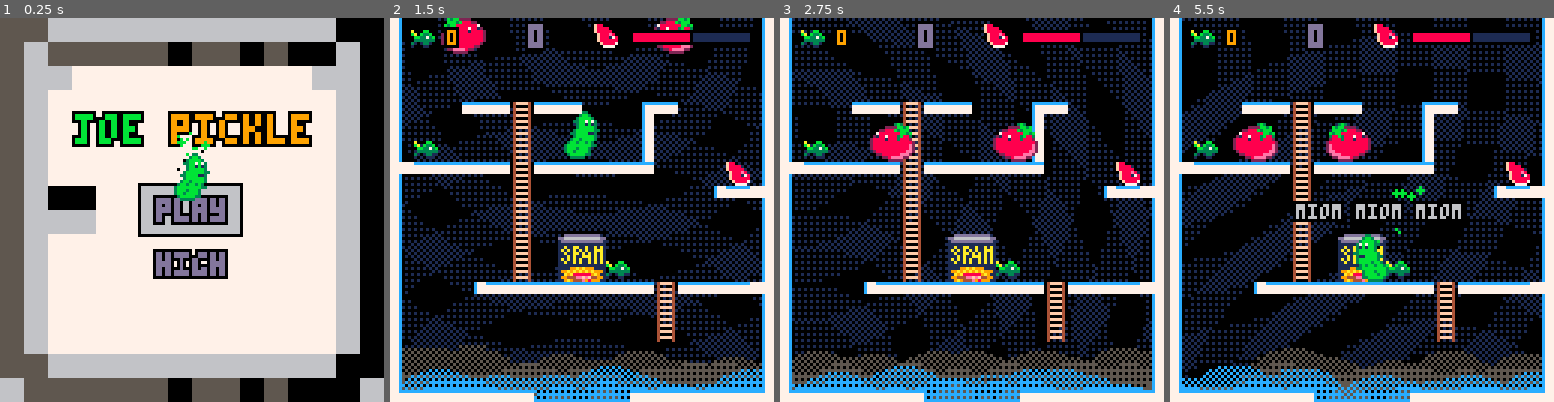
Above: before the commit, frames 1-4 (left to right).
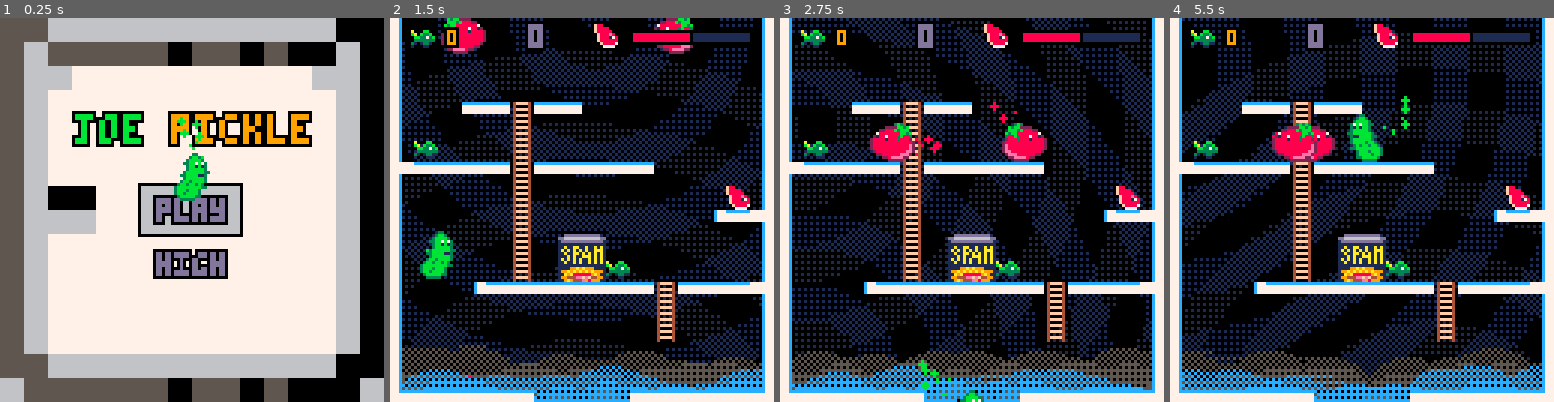
Above: after the commit, the same moments.

Repository: Niarkou/Open-jam-2018
Game: PICO-8 cartridge Openjam2018.p8
The game is run twice, just before and just after one commit, with the same random seed, the same clock (stepped at 60 frames per second) and the same inputs.
Inputs:
- Up to frame 1 (0.25 s): no input
- Up to frame 2 (1.5 s): tap X (X key) at 0.33, 1.07 s; tap O (Z key) at 0.7 s
- Up to frame 3 (2.75 s): hold Right 1.6-2.1 s; tap O (Z key) at 1.7, 2.1, 2.5 s; tap X (X key) at 1.85 s; hold Up 2.15-2.42 s; hold Right from 2.47 s (still down)
- Up to frame 4 (5.5 s): tap O (Z key) every 0.4 s from 2.9 to 5.3 s; tap X (X key) at 2.97, 4.08, 5.2 s; release Right at 3.03 s; hold Left 3.08-3.58 s; hold Down 3.63-3.97 s; hold Right 4.02-4.68 s; hold Up 4.73-5.03 s; hold Left from 5.08 s (still down)

The runs differ from the first frame. In frame 1, 0.3% of the frame differs, in the area x 46-55%, y 25-40%; in frame 2, 3.4%; in frame 3, 2.9%; in frame 4, 10%, in the area x 3-98%, y 20-100%.

Commit message:
Tomatoes have trails.

Diff:
--- a/Openjam2018.p8
+++ b/Openjam2018.p8
@@ -23,7 +23,7 @@
     background = 0
     smoke = {}
     add_smoke(150)
-    player = new_player(64, 40)
+    player = new_player(16, 80)
     tomatoes = {
         new_tomato(24, 150),
         new_tomato(96, 150),
@@ -48,18 +48,20 @@
 end
 
 function new_player(x, y)
-    local p = new_entity(x, y)
-    p.spd = 1.0
-    p.spr = 18
-    return p
+    local e = new_entity(x, y)
+    e.spd = 1.0
+    e.spr = 18
+    e.pcolors = { 3, 11 }
+    return e
 end
 
 function new_tomato(x, y)
-    local t = new_entity(x, y)
-    t.spd = 0.75
-    t.spr = 30
-    t.plan = { time = 0 }
-    return t
+    local e = new_entity(x, y)
+    e.spd = 0.75
+    e.spr = 30
+    e.pcolors = { 2, 8 }
+    e.plan = { time = 0 }
+    return e
 end
 
 function add_smoke(n)
@@ -415,8 +417,8 @@
     e.hit -= 1
 
     foreach (e.particles, function(p)
-        p.x += rnd(2) - 1
-        p.y += rnd(1) - 0.5
+        p.x += rnd(1) - 0.5
+        p.y -= rnd(0.5)
         p.age -= 1
         if p.age < 10 then
             del(e.particles, p)
@@ -424,9 +426,10 @@
     end)
 
     if old_x != e.x or old_y != e.y then
-        add(e.particles, { x = e.x + (rnd(8) - 4) - rnd(2) * (e.x - old_x),
-                                y = e.y + (rnd(8) - 6) - rnd(2) * (e.y - old_y),
-                                age = 20 + rnd(5), color = { 3, 11 }, r = { 0.5, 1, 0.5 } })
+        add(e.particles, { x = e.x + (rnd(6) - 3) - rnd(2) * (e.x - old_x),
+                           y = e.y + (rnd(4) - 2) - rnd(2) * (e.y - old_y),
+                           age = 20 + rnd(5), color = e.pcolors,
+                           r = { 0.5, 1, 0.5 } })
     end
 
     foreach (e.shots, function(s)
@@ -435,7 +438,8 @@
         -- only advance head if not already exploded
         if not s.exploded then
             foreach(tomatoes, function(t)
-                if (abs(s.x1 - t.x) <= 4) and (abs(s.y1 - t.y) <= 4) then
+                -- bounding box is a bit larger than ours
+                if (abs(s.x1 - t.x) <= 6) and (abs(s.y1 - 2 - t.y) <= 6) then
                     t.lives -= 1
                     s.exploded = true
                     t.hit = 5
@@ -681,6 +685,12 @@
 end
 
 function draw_entity(e)
+    -- trail particles
+    foreach (e.particles, function(p)
+        local t = p.age / 20
+        circfill(p.x, p.y, p.r[1 + flr(t * #p.r)], p.color[1 + flr(t * #p.color)])
+    end)
+    -- actual sprite
     if e.hit > 0 then for i = 1,15 do pal(i, 6 + rnd(2)) end end
     spr(e.spr, e.x - 8, e.y - 12, 2, 2, e.dir)
     pal()
@@ -689,10 +699,6 @@
 function draw_player()
     foreach (player.shots, function(s)
         line(s.x0, s.y0, s.x1, s.y1, s.color)
-    end)
-    foreach (player.particles, function(p)
-        local t = p.age / 20
-        circfill(p.x, p.y, p.r[1 + flr(t * #p.r)], p.color[1 + flr(t * #p.color)])
     end)
     draw_entity(player)
 end
@@ -799,12 +805,12 @@
 0a00000000000000000000000000000900000000000000000000000000000000000000000000000000000000000000000000000000000000000000000000000000000000000000000000000000000000000000000000000000000000000000000000000000000000000000000000000000000000000000000000000000000000
 0a00000000000000000000000000000900000000000000000000000000000000000000000000000000000000000000000000000000000000000000000000000000000000000000000000000000000000000000000000000000000000000000000000000000000000000000000000000000000000000000000000000000000000
 0a00000000000000000000000000000900000000000000000000000000000000000000000000000000000000000000000000000000000000000000000000000000000000000000000000000000000000000000000000000000000000000000000000000000000000000000000000000000000000000000000000000000000000
-0a00000808210808000006080000000900000000000000000000000000000000000000000000000000000000000000000000000000000000000000000000000000000000000000000000000000000000000000000000000000000000000000000000000000000000000000000000000000000000000000000000000000000000
-0a00000000110000000009000000000900000000000000000000000000000000000000000000000000000000000000000000000000000000000000000000000000000000000000000000000000000000000000000000000000000000000000000000000000000000000000000000000000000000000000000000000000000000
-0a19000000110000000009000000000900000000000000000000000000000000000000000000000000000000000000000000000000000000000000000000000000000000000000000000000000000000000000000000000000000000000000000000000000000000000000000000000000000000000000000000000000000000
-0e07070707110707070707000000180900000000000000000000000000000000000000000000000000000000000000000000000000000000000000000000000000000000000000000000000000000000000000000000000000000000000000000000000000000000000000000000000000000000000000000000000000000000
+0a00000808210808000000000000000900000000000000000000000000000000000000000000000000000000000000000000000000000000000000000000000000000000000000000000000000000000000000000000000000000000000000000000000000000000000000000000000000000000000000000000000000000000
+0a00000000110000000000000000000900000000000000000000000000000000000000000000000000000000000000000000000000000000000000000000000000000000000000000000000000000000000000000000000000000000000000000000000000000000000000000000000000000000000000000000000000000000
+0a19000000110000000000000000000900000000000000000000000000000000000000000000000000000000000000000000000000000000000000000000000000000000000000000000000000000000000000000000000000000000000000000000000000000000000000000000000000000000000000000000000000000000
+0e07070707110707070707000000000900000000000000000000000000000000000000000000000000000000000000000000000000000000000000000000000000000000000000000000000000000000000000000000000000000000000000000000000000000000000000000000000000000000000000000000000000000000
+0a00000000110000000000000000180900000000000000000000000000000000000000000000000000000000000000000000000000000000000000000000000000000000000000000000000000000000000000000000000000000000000000000000000000000000000000000000000000000000000000000000000000000000
 0a00000000110000000000000004070d00000000000000000000000000000000000000000000000000000000000000000000000000000000000000000000000000000000000000000000000000000000000000000000000000000000000000000000000000000000000000000000000000000000000000000000000000000000
-0a00000000110000000000000000000900000000000000000000000000000000000000000000000000000000000000000000000000000000000000000000000000000000000000000000000000000000000000000000000000000000000000000000000000000000000000000000000000000000000000000000000000000000
 0a00000000110014150000000000000900000000000000000000000000000000000000000000000000000000000000000000000000000000000000000000000000000000000000000000000000000000000000000000000000000000000000000000000000000000000000000000000000000000000000000000000000000000
 0a00000000110024251900000000000900000000000000000000000000000000000000000000000000000000000000000000000000000000000000000000000000000000000000000000000000000000000000000000000000000000000000000000000000000000000000000000000000000000000000000000000000000000
 0a00000407070707070707110707070d00000000000000000000000000000000000000000000000000000000000000000000000000000000000000000000000000000000000000000000000000000000000000000000000000000000000000000000000000000000000000000000000000000000000000000000000000000000
